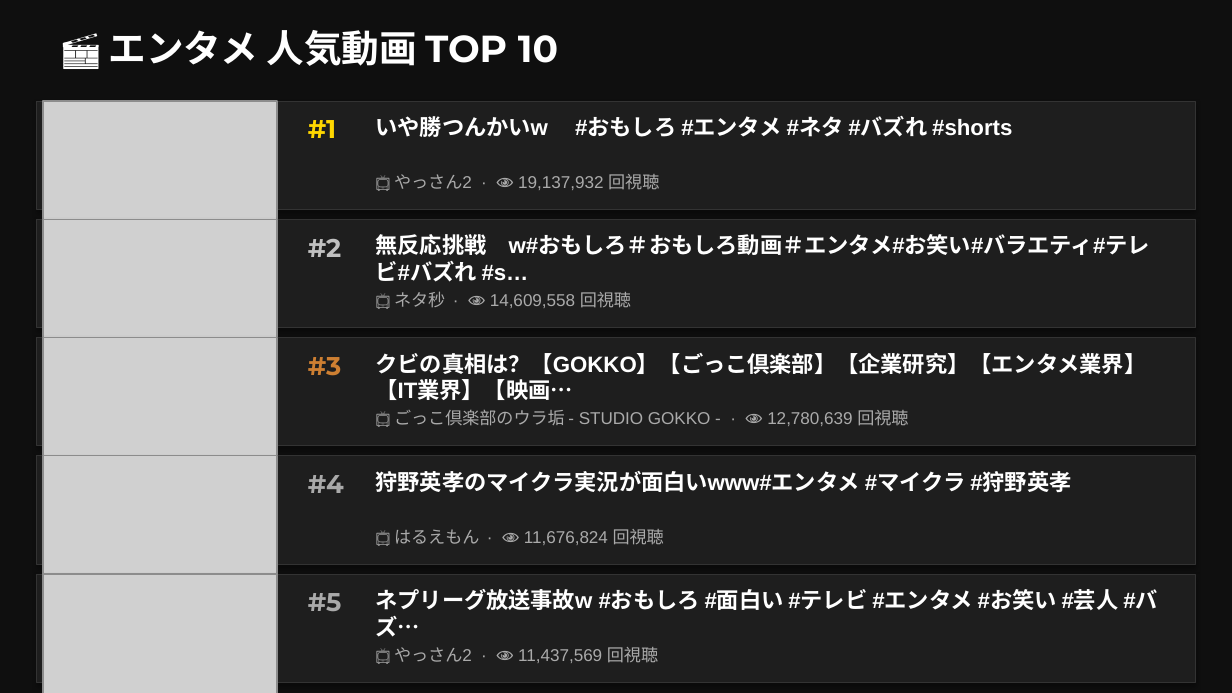
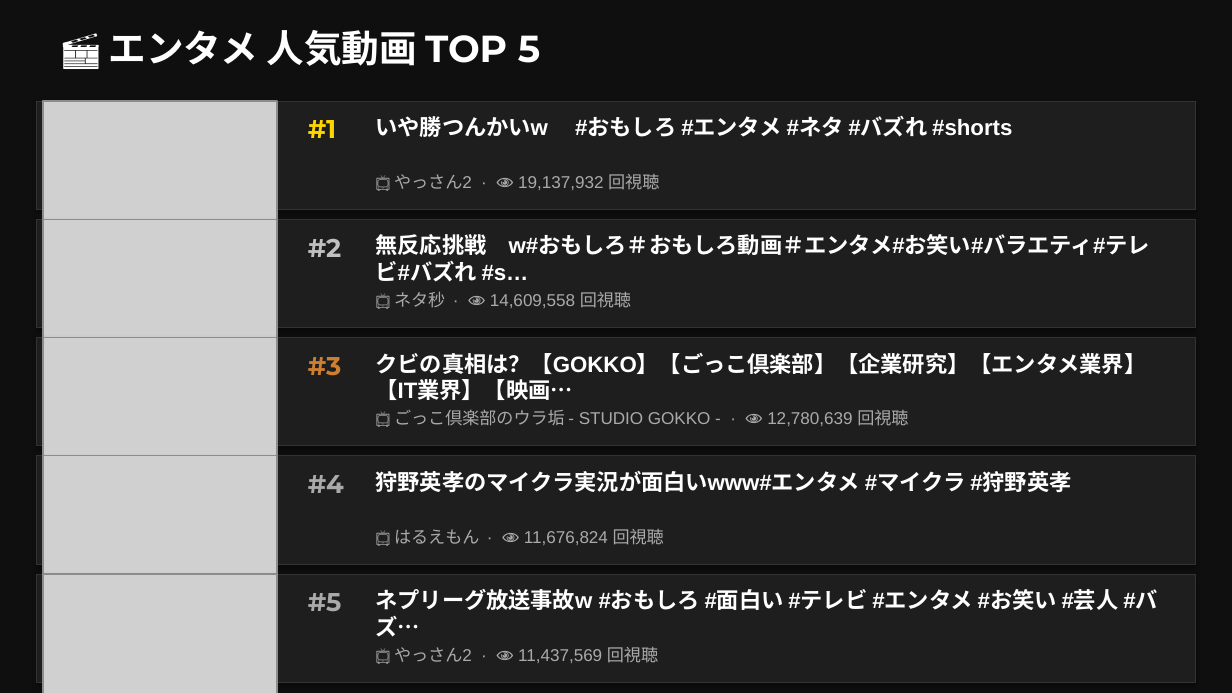
Before and after one commit to asaneasaburo0910-hub/youtube-crawler, a slide deck: slide 12 of youtube_ranking_20260509.pptx (slide 4 before the commit). Drawn at 1232x693 pixels with LibreOffice and Linux fonts; fonts in the diff are those of the drawing; grey boxes stand for pictures. Boxes give left, top, right and bottom in pixels: in the first picture for what was removed or moved away, otherwise in the second. Text is boxed around its words. In the diff, an @@ line names an element or a change of style, - is before the commit and + after.

```diff
--- a/youtube_ranking_20260509.pptx
+++ b/youtube_ranking_20260509.pptx
@@ text at (109,30,540,66): text changed @@
-🎬 エンタメ 人気動画 TOP 10
+🎬 エンタメ 人気動画 TOP 5
```
Also in this commit, not shown: 4 other slides changed, 10 slides added, 2 slides removed.
